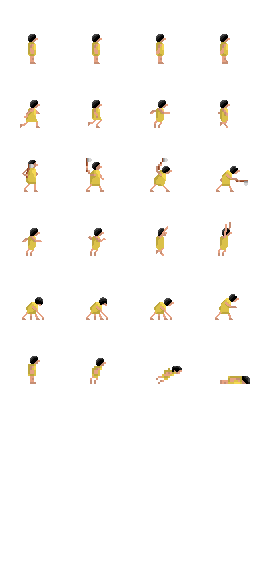
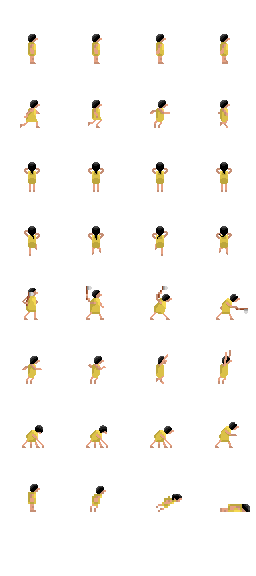
The second 256x576 image is a revision of the first. Changes to its layers:
painted on "weapon" over 26, 158, 248, 314
painted on "guy" over 22, 160, 250, 512
